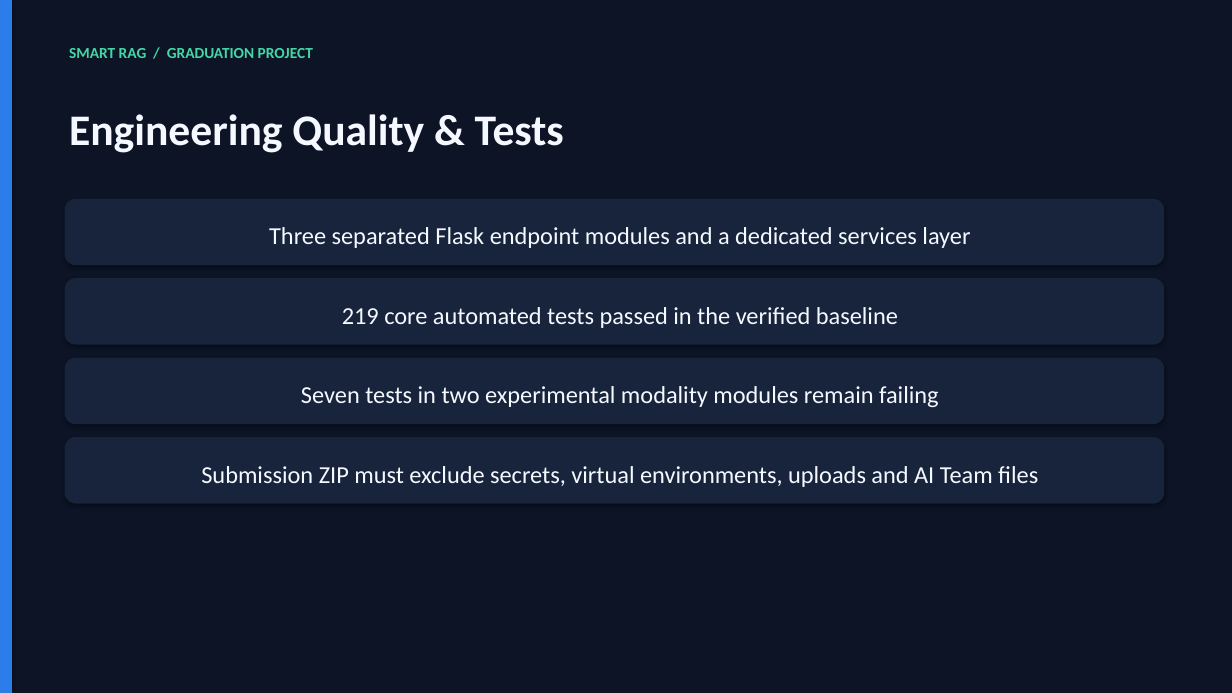
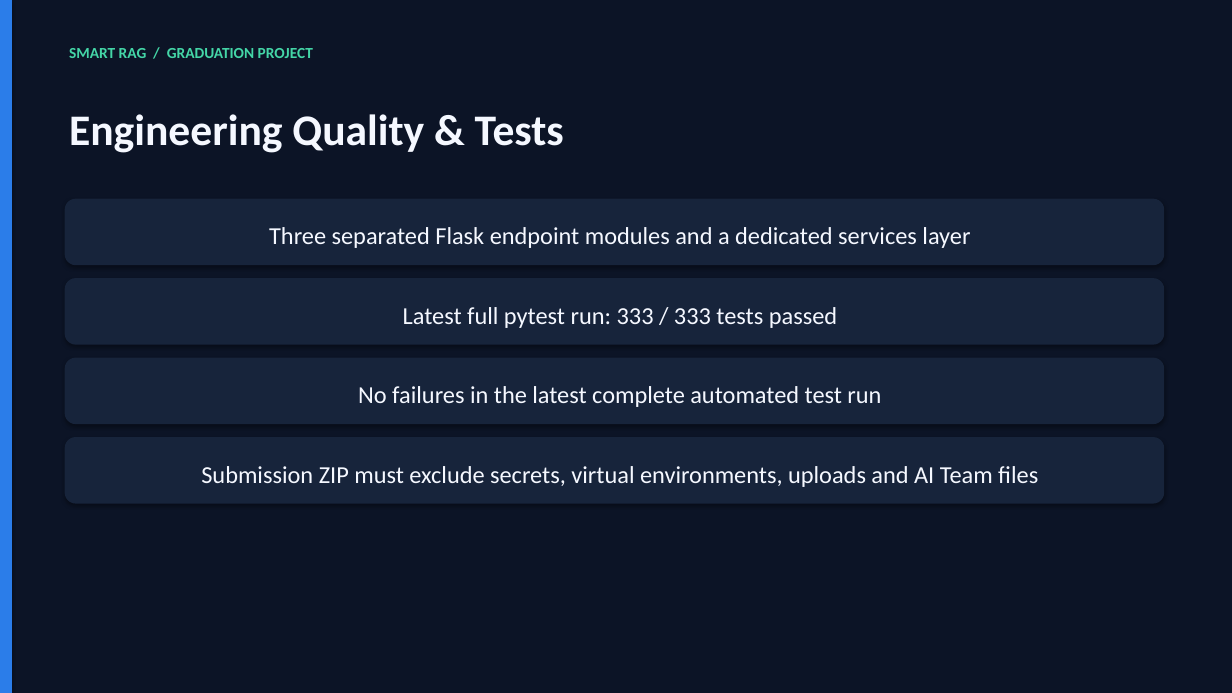
Before and after one commit to AI-obaida/smart-rag-pdf-qa, a slide deck: slide 11 of Presentation/Smart_RAG_Final_Presentation_Updated.pptx. Drawn at 1232x693 pixels with LibreOffice and Linux fonts; fonts in the diff are those of the drawing. Boxes give left, top, right and bottom in pixels: in the first picture for what was removed or moved away, otherwise in the second. Text is boxed around its words. In the diff, an @@ line names an element or a change of style, - is before the commit and + after.

```diff
--- a/Presentation/Smart_RAG_Final_Presentation_Updated.pptx
+++ b/Presentation/Smart_RAG_Final_Presentation_Updated.pptx
@@ text in rounded rectangle at [403, 307, 837, 328]: text changed @@
-219 core automated tests passed in the verified baseline
+Latest full pytest run: 333 / 333 tests passed
@@ text in rounded rectangle at [358, 386, 881, 407]: text changed @@
-Seven tests in two experimental modality modules remain failing
+No failures in the latest complete automated test run
```
Also in this commit, not shown: 2 other slides changed, 1 slide added, 20 other files.
